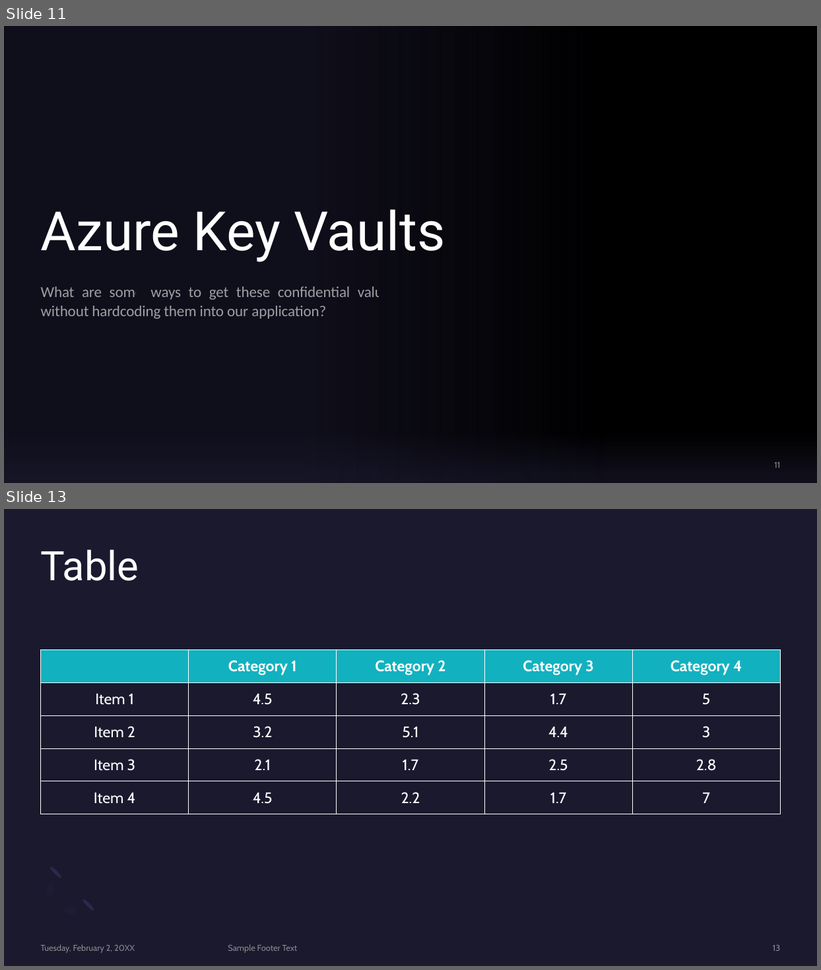
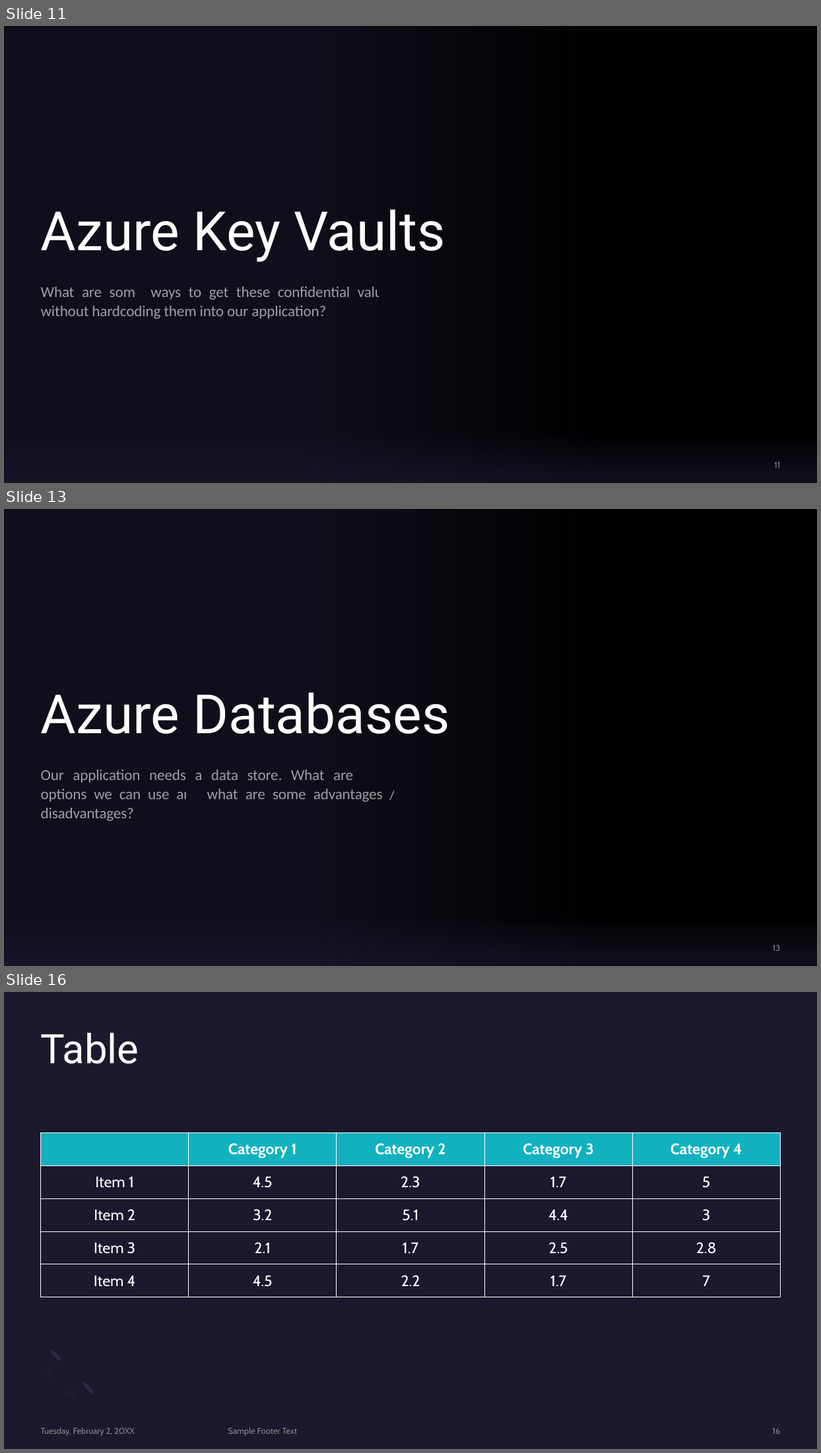
Before and after one commit to BrianChen0527/postgreSQL, a slide deck: MSFT_Azure/Microsoft Azure.pptx. Shown one above the other, each under a label of ours: slides 11 and 13 before the commit, slides 11, 13 and 16 after it; the slides between them are not shown. The pictures are 821x970 and 821x1453 pixels, drawn with LibreOffice and Linux fonts; fonts in the diff are those of the drawing; background and template pictures are left out. Boxes give left, top, right and bottom in pixels: in the first picture for what was removed or moved away, otherwise in the second. Text is boxed around its words. In the diff, an @@ line names an element or a change of style, - is before the commit and + after.

Commit message:
working on Azure presentation

```diff
--- a/MSFT_Azure/Microsoft Azure.pptx
+++ b/MSFT_Azure/Microsoft Azure.pptx
@@ slide 13 added at (4, 509, 817, 966), background picture (left out); not listed: 2 template elements that a slide beside it also shows @@
@@ title added at (41, 692, 450, 734), 64 pt, text #FFFFFF @@
+Azure Databases
@@ subtitle added at (41, 770, 383, 821), 18 pt, text #FFFFFF at 60% opacity @@
+Our application needs a data store. What are some options we can use and what are some advantages / disadvantages?
@@ page number added at (773, 945, 781, 951), 10 pt, text #A6A6A6 at 80% opacity @@
+13
@@ what was slide 13 is now slide 16 @@
@@ page number at (773, 1428, 781, 1434): text changed @@
-13
+16
```
Also in this commit, not shown: 1 slide changed, 3 other slides added, 1 slide removed, 1 other file.
